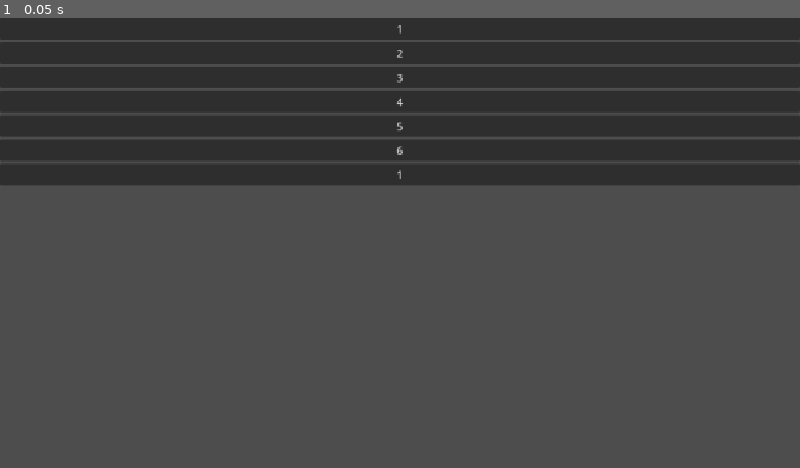
Above: before the commit, frame 1.
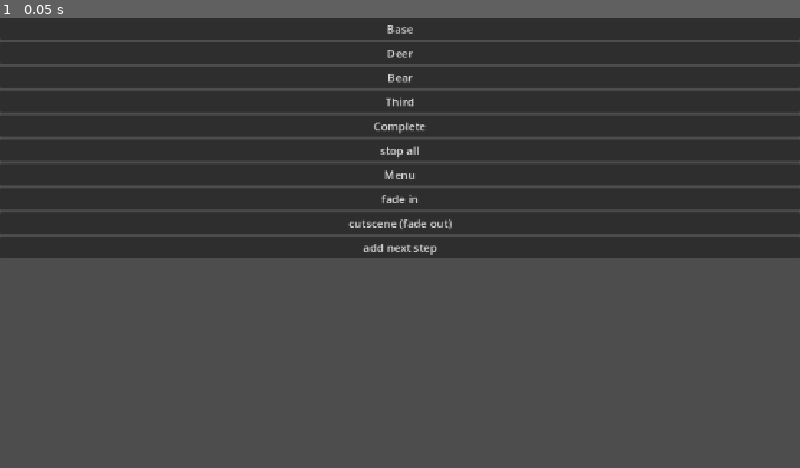
Above: after the commit, the same moment.

Repository: CplCanuck/mru-hacks-2026
Game: Godot game, scene res://assets/music/test_control.tscn
Same seed, same stepped clock (60 frames per second), same inputs: the game is played once before the commit and once after it. This scene is started directly instead of the project's main scene. Sound files missing from this copy of the repository are replaced by a short silence.
Inputs:
- Up to frame 1 (0.05 s): no input

The runs differ from the first frame. In frame 1, 14% of the frame differs, in the area x 0-100%, y 1-54%.

Commit message:
music manager done

Diff:
--- a/assets/music/test_control.gd
+++ b/assets/music/test_control.gd
@@ -19,3 +19,12 @@
 
 func _on_button_7_pressed():
 	MusicManager.switch_music(MusicManager.song_type.MENU)
+
+func _on_button_8_pressed():
+	MusicManager.start_one_by_one()
+
+func _on_button_9_pressed():
+	MusicManager.stop_one_by_one()
+
+func _on_button_10_pressed():
+	MusicManager.add_next_music_step()
--- a/assets/music/test_control.tscn
+++ b/assets/music/test_control.tscn
@@ -22,31 +22,43 @@
 
 [node name="Button" type="Button" parent="Container" unique_id=1461496129]
 layout_mode = 2
-text = "1"
+text = "Base"
 
 [node name="Button2" type="Button" parent="Container" unique_id=286128354]
 layout_mode = 2
-text = "2"
+text = "Deer"
 
 [node name="Button3" type="Button" parent="Container" unique_id=1768971773]
 layout_mode = 2
-text = "3"
+text = "Bear"
 
 [node name="Button4" type="Button" parent="Container" unique_id=1383313864]
 layout_mode = 2
-text = "4"
+text = "Third"
 
 [node name="Button5" type="Button" parent="Container" unique_id=771193742]
 layout_mode = 2
-text = "5"
+text = "Complete"
 
 [node name="Button6" type="Button" parent="Container" unique_id=1233275987]
 layout_mode = 2
-text = "6"
+text = "stop all"
 
 [node name="Button7" type="Button" parent="Container" unique_id=1303007936]
 layout_mode = 2
-text = "1"
+text = "Menu"
+
+[node name="Button8" type="Button" parent="Container" unique_id=1640899717]
+layout_mode = 2
+text = "fade in"
+
+[node name="Button9" type="Button" parent="Container" unique_id=855819541]
+layout_mode = 2
+text = "cutscene (fade out)"
+
+[node name="Button10" type="Button" parent="Container" unique_id=1560769710]
+layout_mode = 2
+text = "add next step"
 
 [connection signal="pressed" from="Container/Button" to="." method="_on_button_pressed"]
 [connection signal="pressed" from="Container/Button2" to="." method="_on_button_2_pressed"]
@@ -55,3 +67,6 @@
 [connection signal="pressed" from="Container/Button5" to="." method="_on_button_5_pressed"]
 [connection signal="pressed" from="Container/Button6" to="." method="_on_button_6_pressed"]
 [connection signal="pressed" from="Container/Button7" to="." method="_on_button_7_pressed"]
+[connection signal="pressed" from="Container/Button8" to="." method="_on_button_8_pressed"]
+[connection signal="pressed" from="Container/Button9" to="." method="_on_button_9_pressed"]
+[connection signal="pressed" from="Container/Button10" to="." method="_on_button_10_pressed"]
--- a/music_manager.gd
+++ b/music_manager.gd
@@ -1,13 +1,13 @@
 extends Node
-@onready var main_step_1 = $MainMusic/MainStep1
-@onready var main_step_2 = $MainMusic/MainStep2
-@onready var main_step_3 = $MainMusic/MainStep3
-@onready var main_step_4 = $MainMusic/MainStep4
-@onready var main_step_5 = $MainMusic/MainStep5
-@onready var menu_music = $Menu
+@onready var main_step_1 := $MainMusic/MainStep1
+@onready var main_step_2 := $MainMusic/MainStep2
+@onready var main_step_3 := $MainMusic/MainStep3
+@onready var main_step_4 := $MainMusic/MainStep4
+@onready var main_step_5 := $MainMusic/MainStep5
+@onready var menu_music := $Menu
 
-var step_intro_time = 5
-var music_steps = []
+var step_intro_time := 5
+var music_steps := []
 
 enum song_type {
 	MENU,
@@ -23,14 +23,16 @@
 	COMPLETE
 }
 
-var cur_music_step = 0
+#var cur_music_step := 0
 
+## Set up global steps and starts cutscene music
+## WIP change to menu
 func _ready():
 	music_steps = [main_step_1, main_step_2, main_step_3, main_step_4, main_step_5]
 	#switch_music(song_type.MENU)
-	await start_all_music()
 	start_cutscene_music()
 
+## Switch to a specific track
 func switch_music(song: song_type):
 	match song:
 		song_type.MENU:
@@ -40,49 +42,71 @@
 			print("Use .start_cutscence() instead")
 			pass
 		song_type.MAIN:
-			if cur_music_step == 0:
-				add_music_step()
+			add_next_music_step()
 			pass
 		_:
 			print("Can't switch main music to invalid song type. Check input in calling function")
 			pass
 	pass
 
+## Cutscene music fades away as world decays
 ## Return value:
 ## int - 1 when finished the song.
 func start_cutscene_music() -> int:
-	stop_one_by_one()
+	print("1. Starting music")
+	await start_all_music()
+	print("2. Stopping one by one")
+	await stop_one_by_one()
 	return 1
 
+## Fades the music by taking 1 instrutment at a time
 func stop_one_by_one(time=4) -> int:
 	var reverse_steps = music_steps.duplicate()
 	reverse_steps.reverse()
 	for music in reverse_steps:
-		stop_one(music, time)
+		if music.playing == true:
+			await stop_one(music, time)
 	return 1
 
+## Stops track and wait some time
 func stop_one(audio :AudioStreamPlayer, time=0):
 	var timer
 	audio.stop()
+	print("Stopped: " + str(audio))
 	timer = get_tree().create_timer(time)
 	await timer.timeout
+	return 0
 
+## Fade music in
 func start_one_by_one(time=4) -> int:
+	print("1. Starting one by one")
 	for music in music_steps:
-		start_one(music, time)
+		if music.playing == false:
+			await start_one(music, time)
 	return 1
 
-func start_one(audio : AudioStreamPlayer, time=0):
-	turn_on_music(audio, 0)
-	await wait_for_song_time(audio, time)
-	pass
+## Decide whether if it's the first step
+## Starts magic at the right time on the track
+## WIP actually starts all steps at once NOT at the right time
+func start_one(audio : AudioStreamPlayer, time=4):
+	if main_step_1.playing == false:
+		turn_on_music(audio, 0)
+	else:
+		var timer = get_tree().create_timer(time)
+		await timer.timeout
+		await wait_for_song_time(main_step_1, time)
+		await turn_on_music(audio, main_step_1.get_playback_position())
+		# print("Started: " + str(audio))
+	return 0
 
-func wait_for_song_time(audio : AudioStreamPlayer, seconds: float) -> void:
+# Waits until the main track is in a spot where another intrustment can be added
+func wait_for_song_time(audio : AudioStreamPlayer, seconds: float):
 	while audio.playing and audio.get_playback_position() < seconds:
 		await get_tree().process_frame
-	pass
+	return 0
 
 ## Parameter: music step enum
+## Start specific intrustments
 func play_music_step(step: music_step_type):
 	match step:
 		music_step_type.BASE:
@@ -104,59 +128,65 @@
 			pass
 	pass
 
-## Unused?
-func add_music_step():
-	cur_music_step = cur_music_step + 1
-	if cur_music_step <= 0:
-		print("cur_music step was negative. Changing to 1.")
-		cur_music_step = 1
+## Instructments can be added in a set order too
+func add_next_music_step():
+	#cur_music_step = cur_music_step + 1
+	#if cur_music_step <= 0:
+	#	print("cur_music step was negative. Changing to 1.")
+	#	cur_music_step = 1
 	if main_step_1.playing == false:
 		turn_on_music(main_step_1, 0)
-	elif main_step_2.playing == false:
-		turn_on_music(main_step_2, 0)
+	else:
+		for music in music_steps:
+			if music.playing == false:
+				turn_on_music(music, main_step_1.get_playback_position())
+				break
 	pass
 
-func turn_on_music(audio_player :AudioStreamPlayer, position :float, slow=true):
+## Starts an audio player
+func turn_on_music(audio_player :AudioStreamPlayer, position :float, time=0.1):
 	if audio_player.playing == false:
-		if slow:
-			audio_player.volume_db = -50
-			audio_player.play(position)
-			var tween = create_tween()
-			tween.tween_property(audio_player, "volume_db", 0, 1)
-		else:
-			audio_player.play(position)
-
+		audio_player.volume_db = -50
+		audio_player.play(position)
+		print("Turned on: " + str(audio_player))
+		var tween = create_tween()
+		tween.tween_property(audio_player, "volume_db", 0, time)
+		await tween.finished
 		pass
 	pass
 
-
-func turn_off_music(audio_player :AudioStreamPlayer):
+## Stops a audio player
+func turn_off_music(audio_player :AudioStreamPlayer, time=0):
 	if audio_player.playing:
 		var tween = create_tween()
-		tween.tween_property(audio_player, "volume_db", -40, 1)
+		tween.tween_property(audio_player, "volume_db", -40, time)
 		await tween.finished
 		audio_player.playing = false
+		print("Turned off: " + str(audio_player))
+		await tween.finished
 		pass
 	pass
 
+# Stops all audio players
 func stop_all_music():
 	var children = get_all_descendants(self)
-	#var tween = create_tween()
 	for child in children:
 		if child is AudioStreamPlayer:
 			if child.playing:
-				#tween.tween_property(child, "volume_db", -40, 0.5)
 				child.playing = false
 	pass
 
+## Starts all audio players
+## (all steps and menu at same time for testing)
 func start_all_music():
 	var children = get_all_descendants(self)
 	#var tween = create_tween()
 	for child in children:
 		if child is AudioStreamPlayer:
-			turn_on_music(child, 0, false)
+			turn_on_music(child, 0, 3)
 	pass
 
+## Helper function for getting all audio players under manager
 func get_all_descendants(node: Node) -> Array:
 	var result = []
 	for child in node.get_children():
